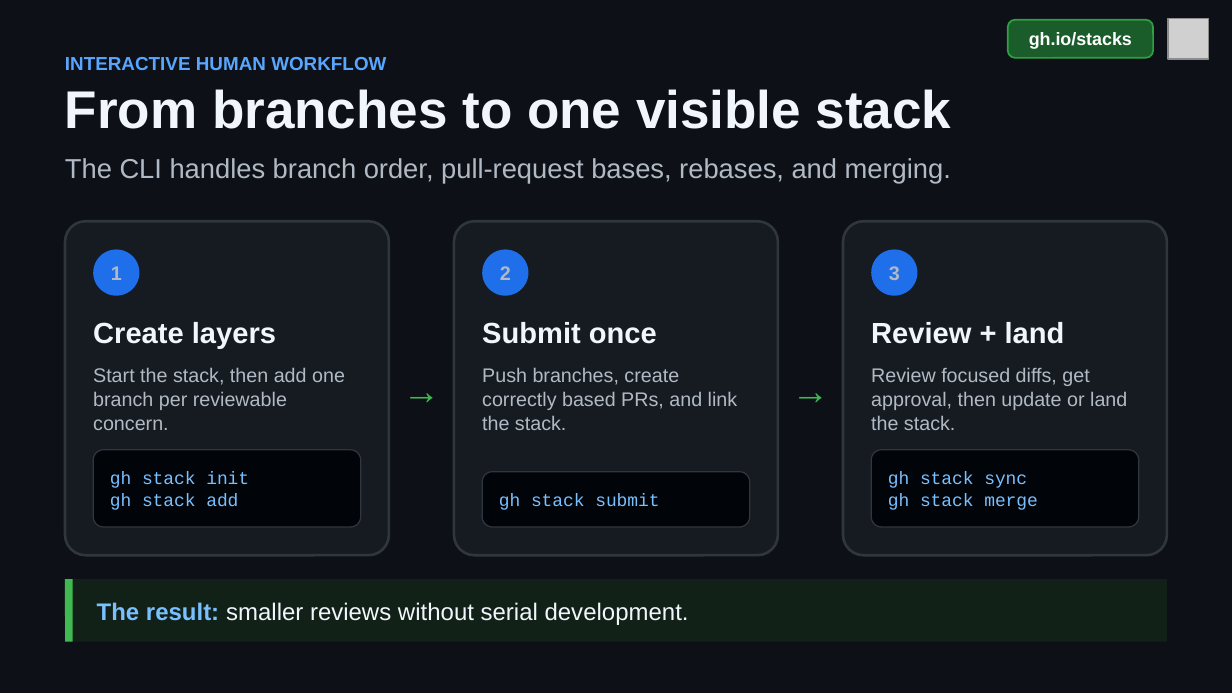
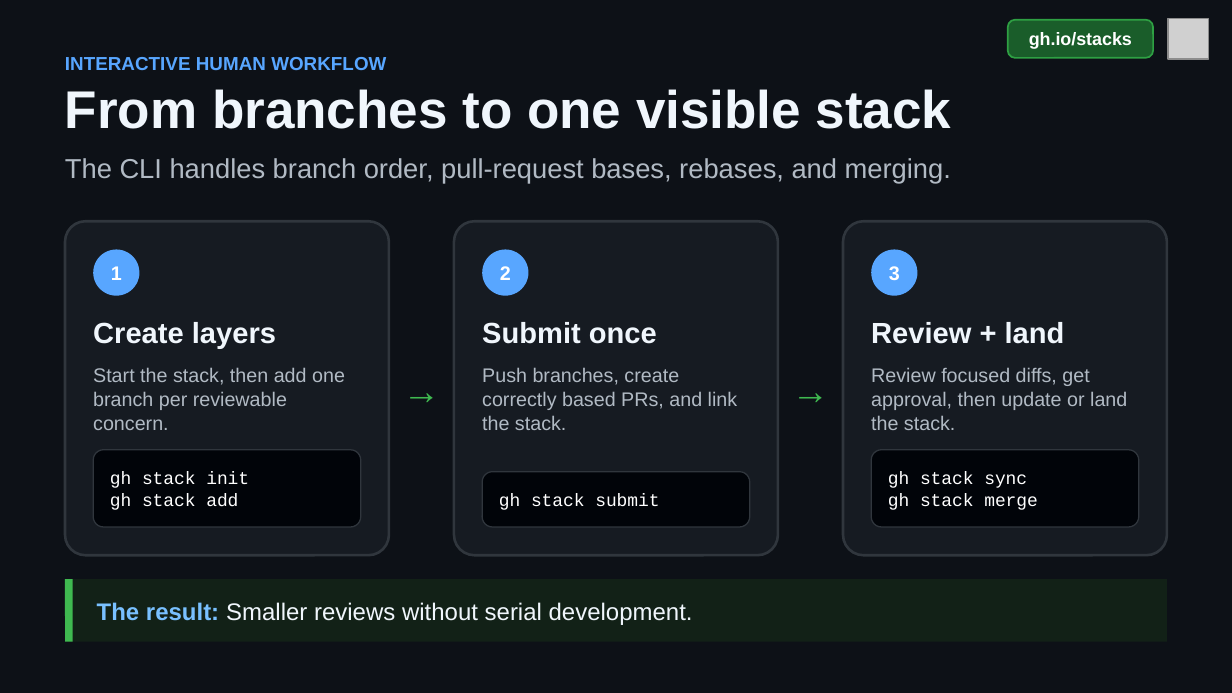
Before and after one commit to DanWahlin/gh-stack-demo, a slide deck: slide 5 of github-stacked-prs.pptx. Drawn at 1232x693 pixels with LibreOffice and Linux fonts; fonts in the diff are those of the drawing; grey boxes stand for pictures. Boxes give left, top, right and bottom in pixels: in the first picture for what was removed or moved away, otherwise in the second. Text is boxed around its words. In the diff, an @@ line names an element or a change of style, - is before the commit and + after.

Commit message:
docs: update stacked PR presentation

```diff
--- a/github-stacked-prs.pptx
+++ b/github-stacked-prs.pptx
@@ fill #1F6FEB to #58A6FF in 3 elements at [94, 249, 140, 296], [482, 249, 529, 296], [871, 249, 918, 296] @@
@@ text colour #B1BAC4 to #FFFFFF in 3 elements at [111, 266, 122, 280], [500, 266, 511, 280], [889, 266, 900, 280] @@
@@ text colour #79C0FF to #FFFFFF in 3 elements at [110, 472, 249, 510], [499, 494, 659, 510], [888, 472, 1038, 510] @@
@@ text at [97, 602, 693, 625]: text changed @@
-The result: smaller reviews without serial development.
+The result: Smaller reviews without serial development.
```
Also in this commit, not shown: 4 other slides changed.
